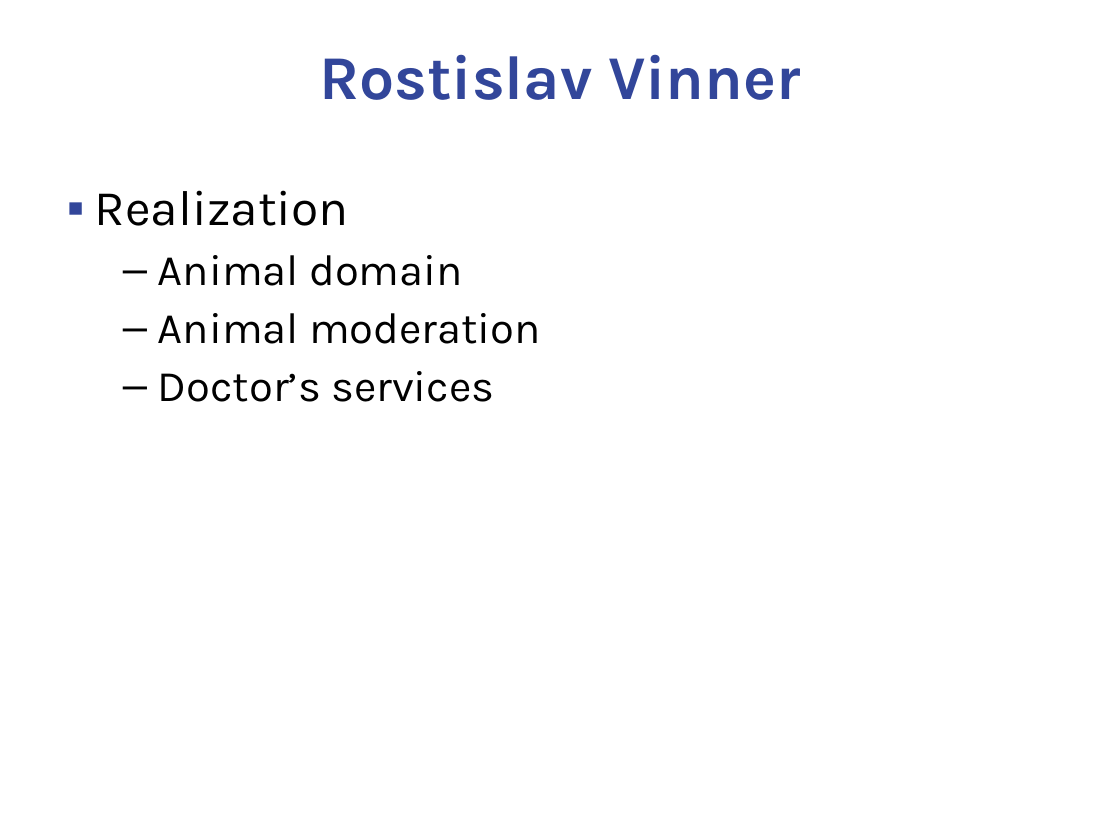
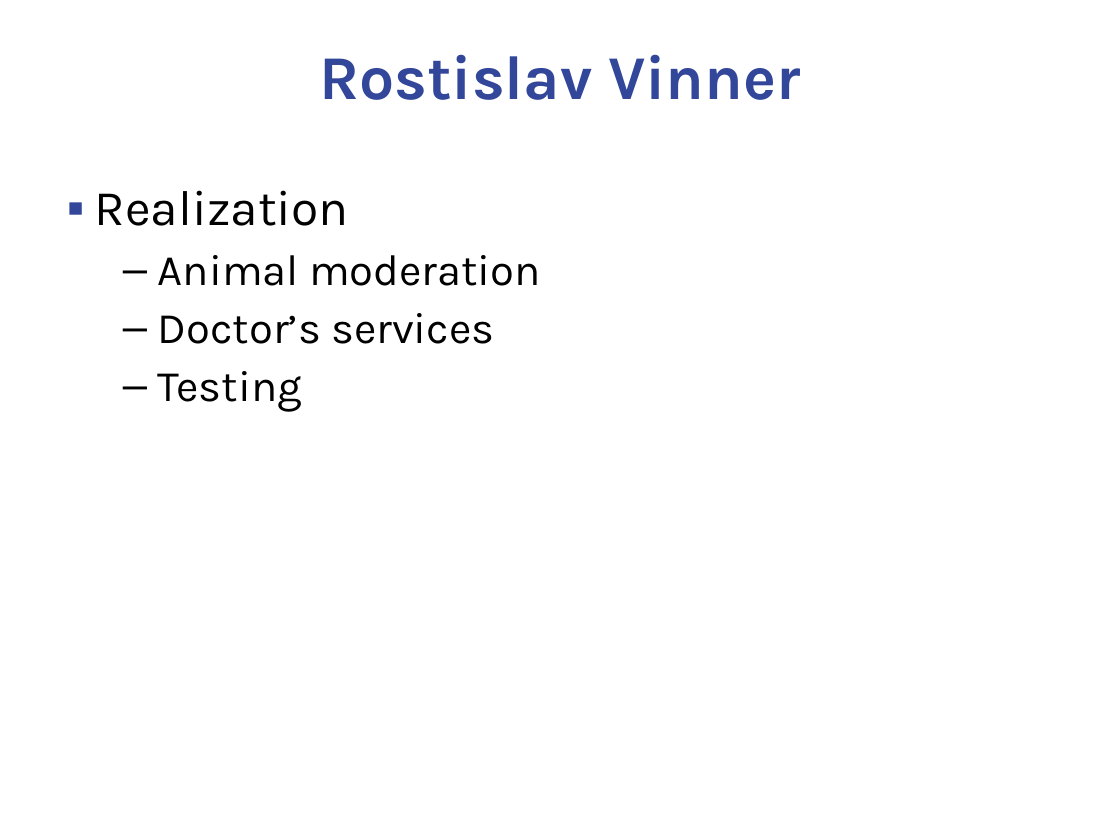
Before and after one commit to if-056-java/animalsRepo, a slide deck: slide 9 of offering demo/Java_IF_056_OD.ppt. Drawn at 1120x840 pixels with LibreOffice and Linux fonts; fonts in the diff are those of the drawing; background and template pictures are left out. Boxes give left, top, right and bottom in pixels: in the first picture for what was removed or moved away, otherwise in the second. Text is boxed around its words. In the diff, an @@ line names an element or a change of style, - is before the commit and + after.

Commit message:
prezent

```diff
--- a/offering demo/Java_IF_056_OD.ppt
+++ b/offering demo/Java_IF_056_OD.ppt
@@ text at [158, 255, 462, 286]: paragraph removed @@
-  – Animal domain
@@ text at [158, 371, 302, 412]: paragraph added @@
+  – Testing
```
